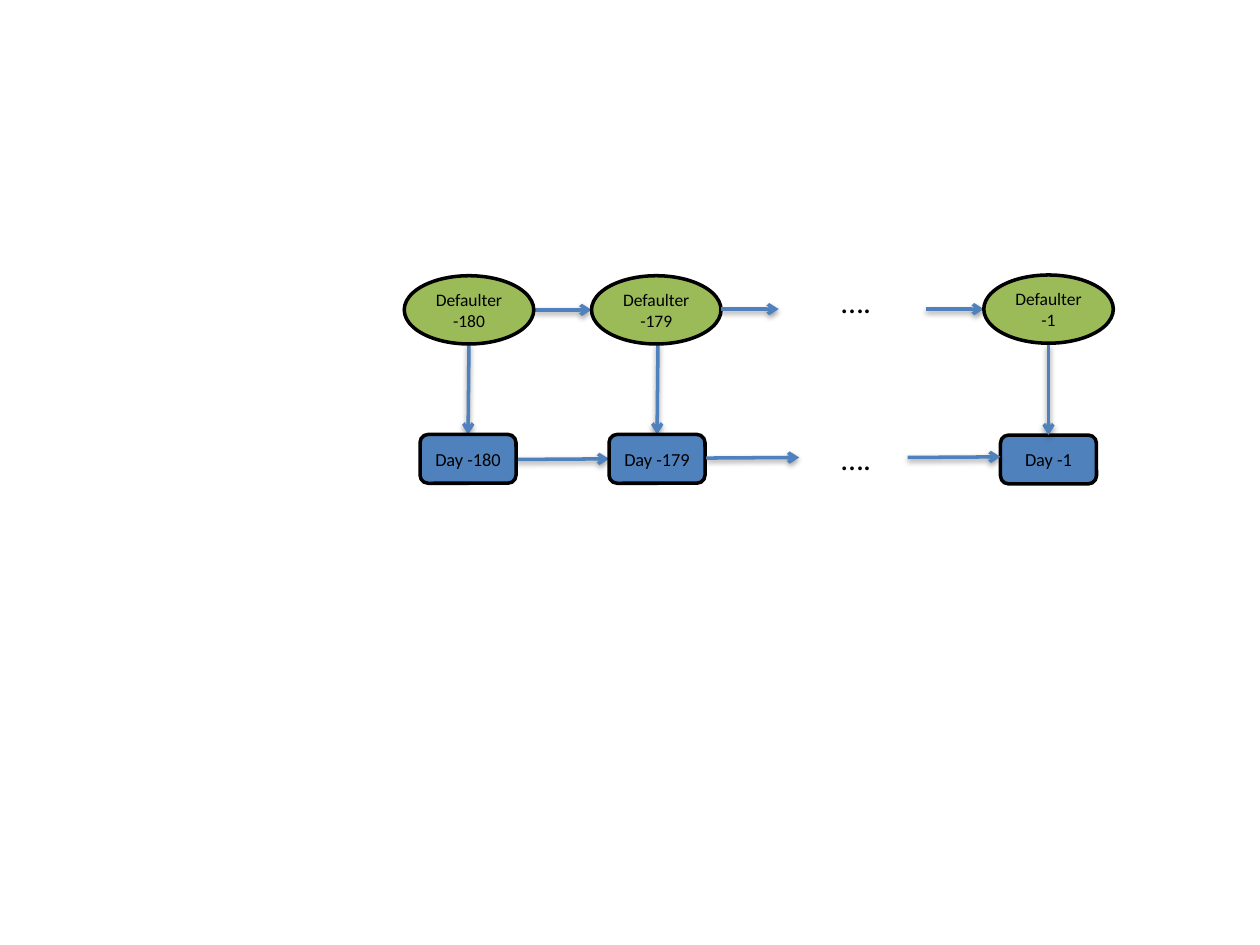
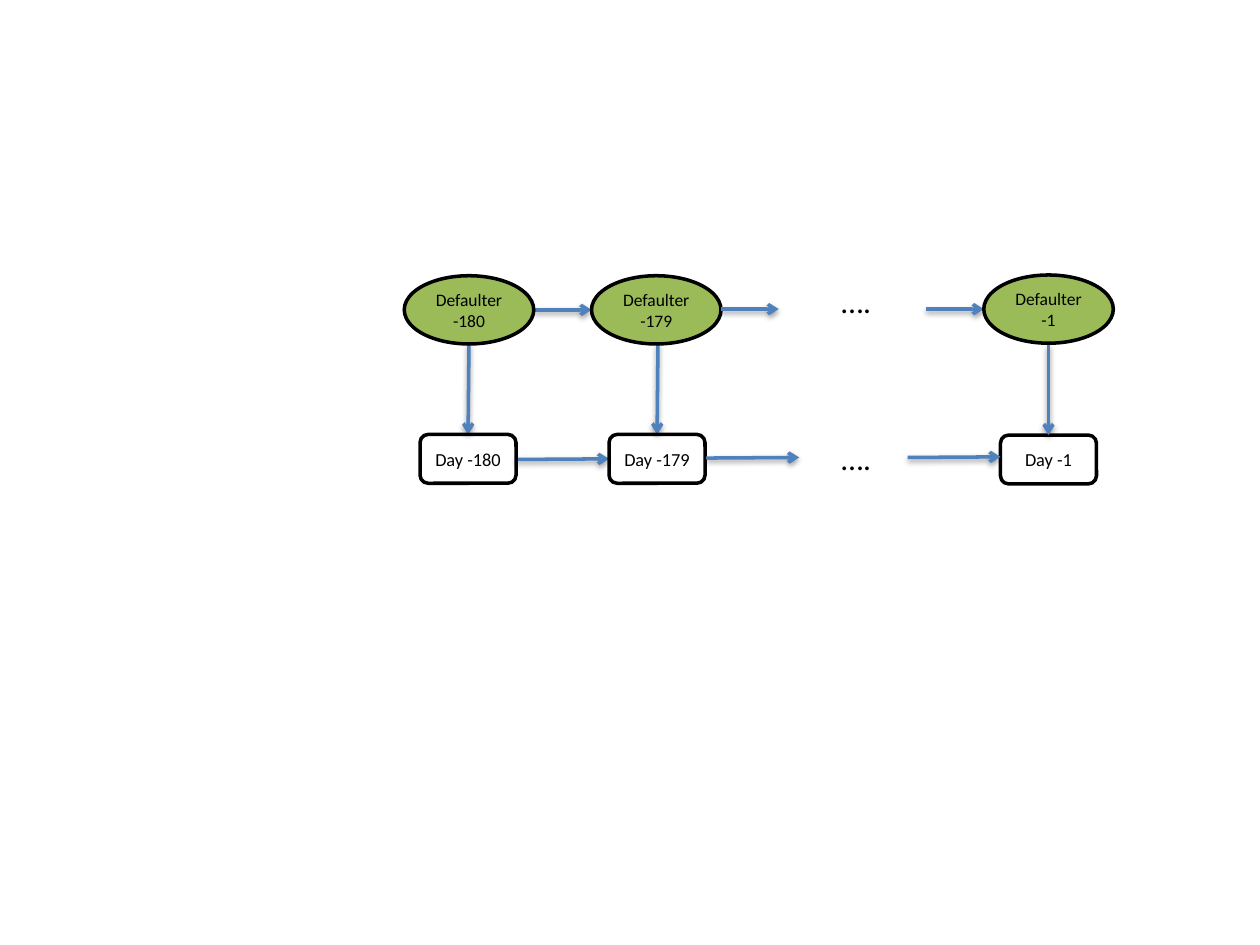
Before and after one commit to amidst/toolbox, a slide deck: slide 3 of doc/D2.1_AMIDSTModelingFramework/figures/CajaMarModelsBucket.pptx. Drawn at 1260x945 pixels with LibreOffice and Linux fonts; fonts in the diff are those of the drawing. Boxes give left, top, right and bottom in pixels: in the first picture for what was removed or moved away, otherwise in the second. Text is boxed around its words. In the diff, an @@ line names an element or a change of style, - is before the commit and + after.

```diff
--- a/doc/D2.1_AMIDSTModelingFramework/figures/CajaMarModelsBucket.pptx
+++ b/doc/D2.1_AMIDSTModelingFramework/figures/CajaMarModelsBucket.pptx
@@ fill #4F81BD to none in 3 elements at box(420, 435, 515, 484), box(1000, 435, 1096, 484), box(609, 435, 704, 484) @@
```
Also in this commit, not shown: 1 other slide changed, 1 slide added, 1 slide removed, 3 other files.
